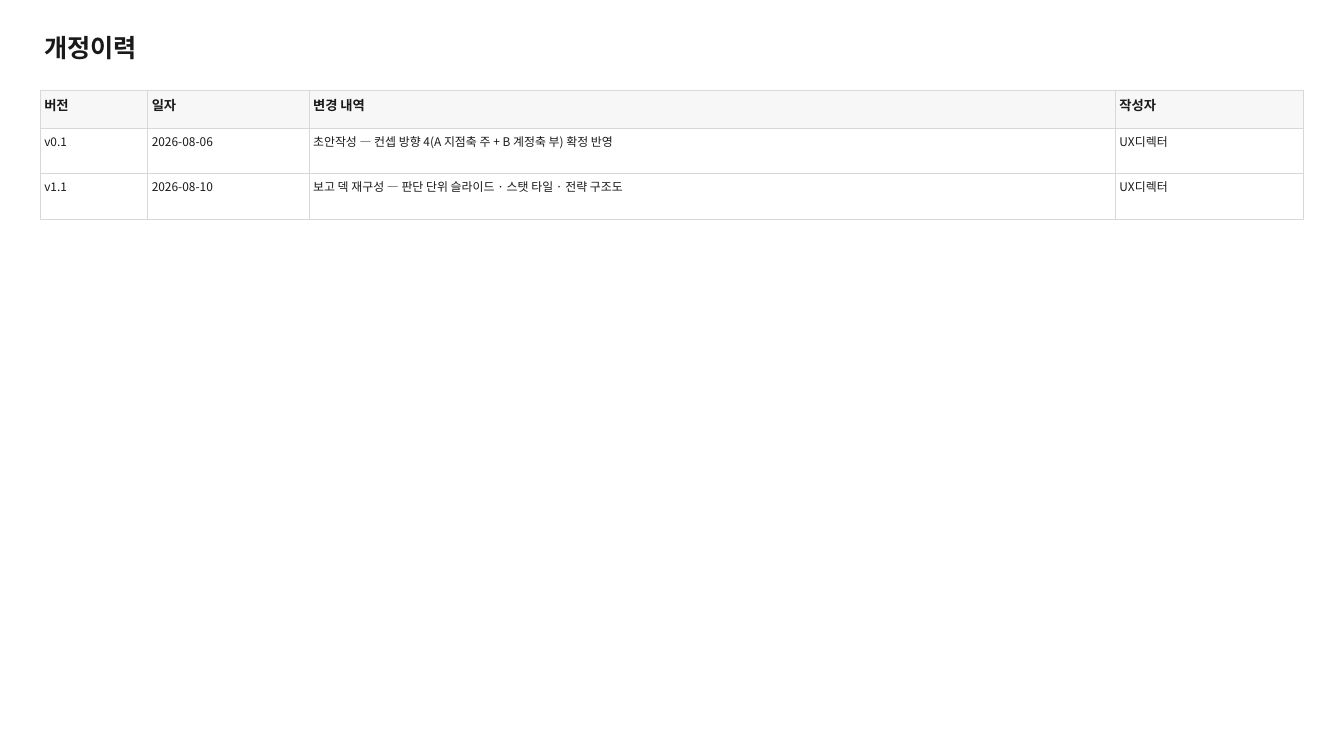
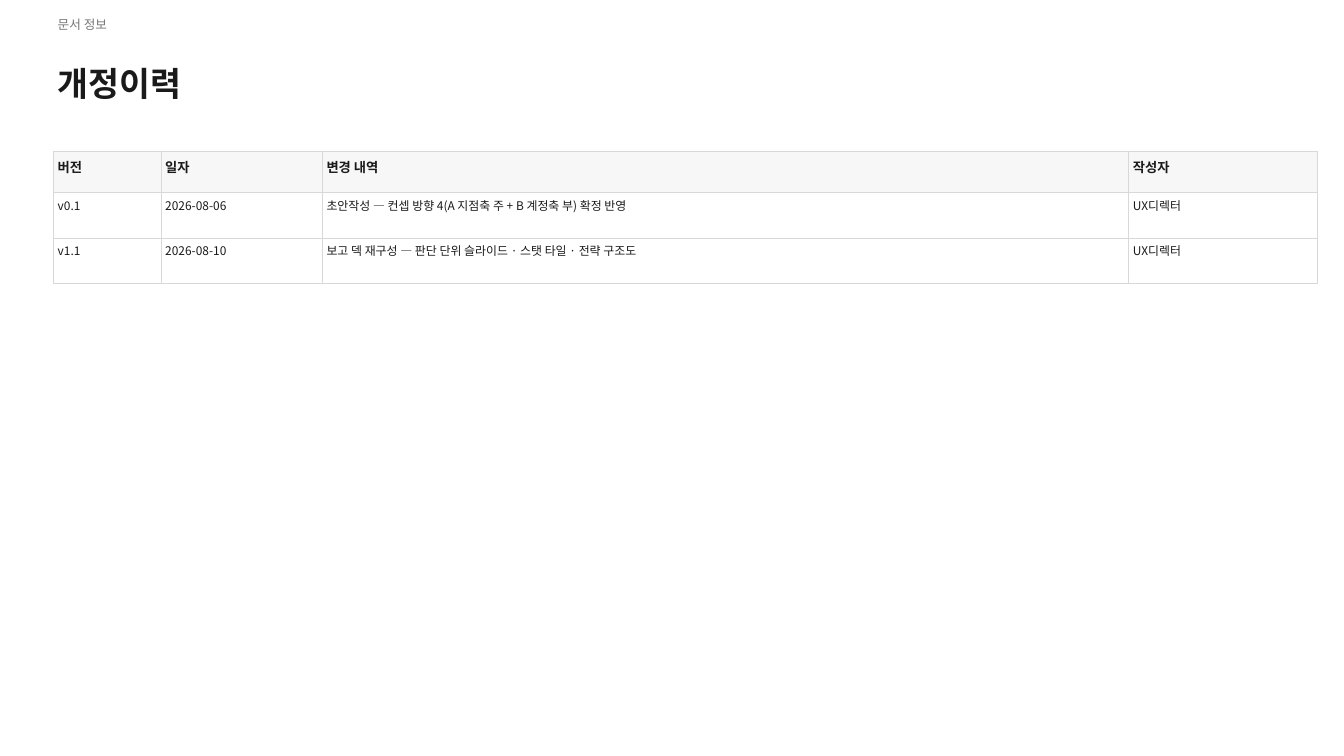
Before and after one commit to ddond-cmyk/ossp-sim-viewer, a slide deck: slide 2 of native/HDDS_UX전략보고서_V1.1.pptx. Drawn at 1344x756 pixels with LibreOffice and Linux fonts; fonts in the diff are those of the drawing. Boxes give left, top, right and bottom in pixels: in the first picture for what was removed or moved away, otherwise in the second. Text is boxed around its words. In the diff, an @@ line names an element or a change of style, - is before the commit and + after.

```diff
--- a/native/HDDS_UX전략보고서_V1.1.pptx
+++ b/native/HDDS_UX전략보고서_V1.1.pptx
@@ text added at (58,18,107,30), 9 pt, text #767676 @@
+문서 정보
@@ text "개정이력": place and size @@
-text "개정이력" at (44,36,137,60)
+text "개정이력" at (58,67,182,99)
@@ text "개정이력" at (58,67,182,99): size 18 to 24 pt @@
@@ text "버전": place and size @@
-text "버전" at (44,99,68,112)
+text "버전" at (58,161,82,173)
@@ rectangle: place and size @@
-rectangle at (40,91,148,129)
+rectangle at (53,151,161,193)
@@ text "일자": place and size @@
-text "일자" at (152,99,176,111)
+text "일자" at (165,161,189,174)
@@ rectangle: place and size @@
-rectangle at (148,91,310,129)
+rectangle at (161,151,323,193)
@@ text "변경 내역": place and size @@
-text "변경 내역" at (313,99,364,111)
+text "변경 내역" at (327,161,378,173)
@@ rectangle: place and size @@
-rectangle at (310,91,1116,129)
+rectangle at (323,151,1129,193)
@@ text "작성자": place and size @@
-text "작성자" at (1119,99,1156,112)
+text "작성자" at (1133,161,1170,174)
@@ rectangle: place and size @@
-rectangle at (1116,91,1305,129)
+rectangle at (1129,151,1318,193)
@@ 4 rectangles, 1 text: place and size @@
-4 rectangles, 1 text at (40,174,1305,220)
+4 rectangles, 1 text at (53,193,1318,238)
@@ 4 rectangles, 1 text: place and size @@
-4 rectangles, 1 text at (40,128,1305,173)
+4 rectangles, 1 text at (53,238,1318,283)
@@ 6 texts: place and size @@
-6 texts at (44,136,623,192)
+6 texts at (58,200,636,256)
```
Also in this commit, not shown: 2 other slides changed, 11 other files.
